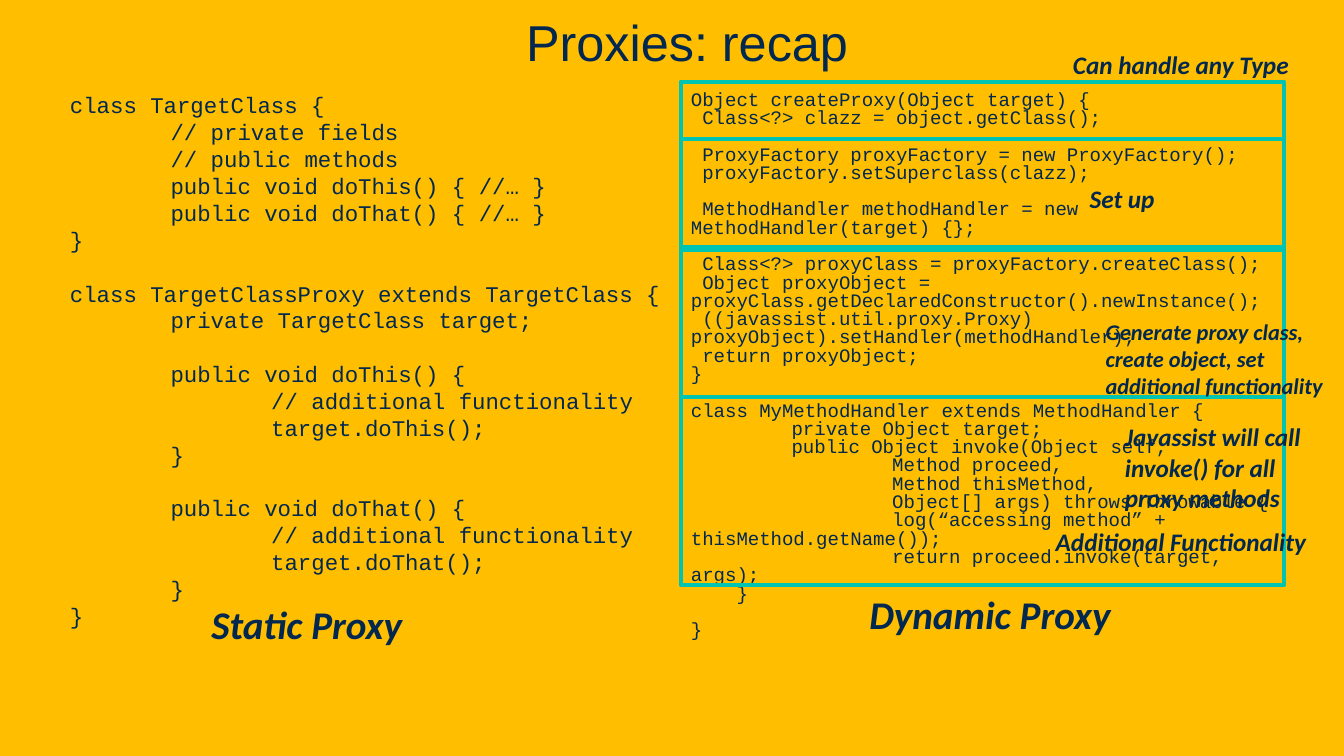
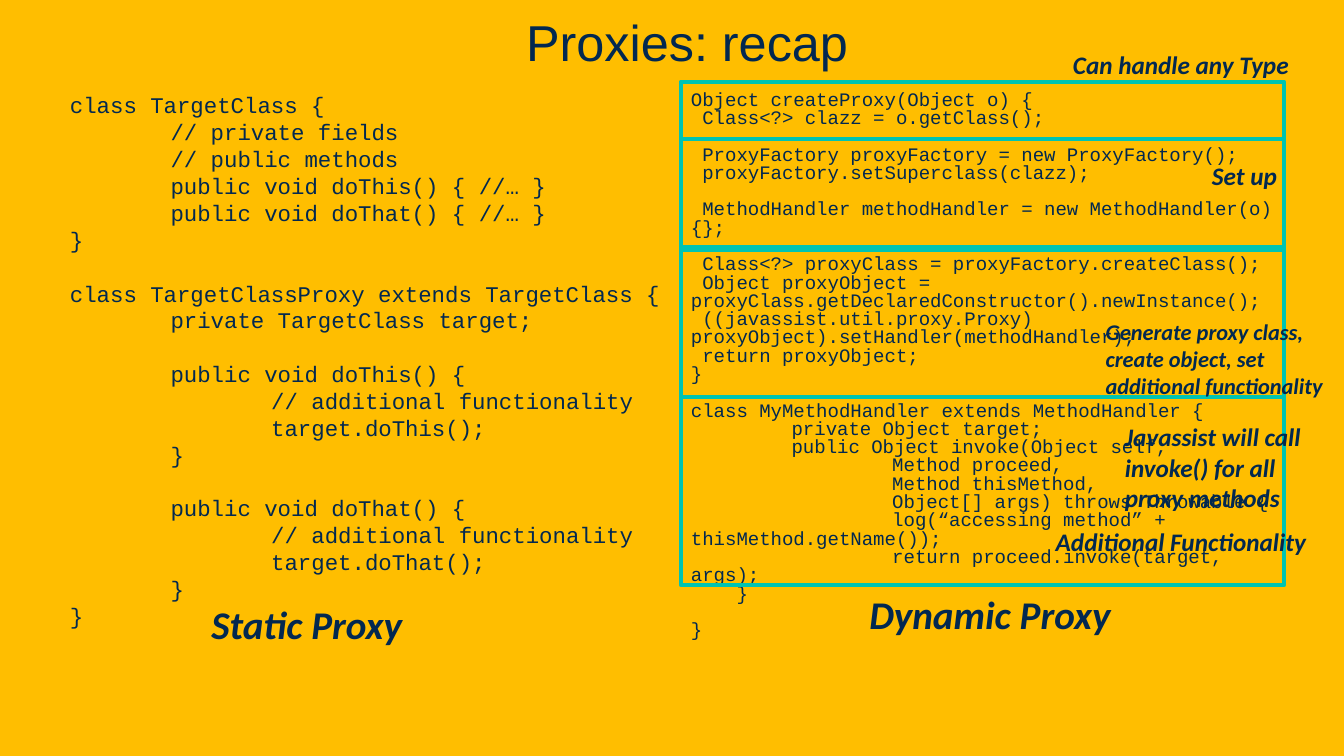
Before and after one commit to davsec-teaching/ECS_160, a slide deck: slide 90 of slides/Reflection.pptx. Drawn at 1344x756 pixels with LibreOffice and Linux fonts; fonts in the diff are those of the drawing; background and template pictures are left out. Boxes give left, top, right and bottom in pixels: in the first picture for what was removed or moved away, otherwise in the second. Text is boxed around its words. In the diff, an @@ line names an element or a change of style, - is before the commit and + after.

```diff
--- a/slides/Reflection.pptx
+++ b/slides/Reflection.pptx
@@ text at (691,92,1044,128): text changed @@
-Object createProxy(Object target) {
-Class<?> clazz = object.getClass();
+Object createProxy(Object o) {
+Class<?> clazz = o.getClass();
@@ text "Set up" rewrapped from (1090,191,1155,212) to (1212,164,1277,189) @@
@@ text at (702,202,1272,222): text changed @@
-MethodHandler methodHandler = new MethodHandler(target) {};
+MethodHandler methodHandler = new MethodHandler(o) {};
```
Also in this commit, not shown: 16 other slides changed, 1 other file.
